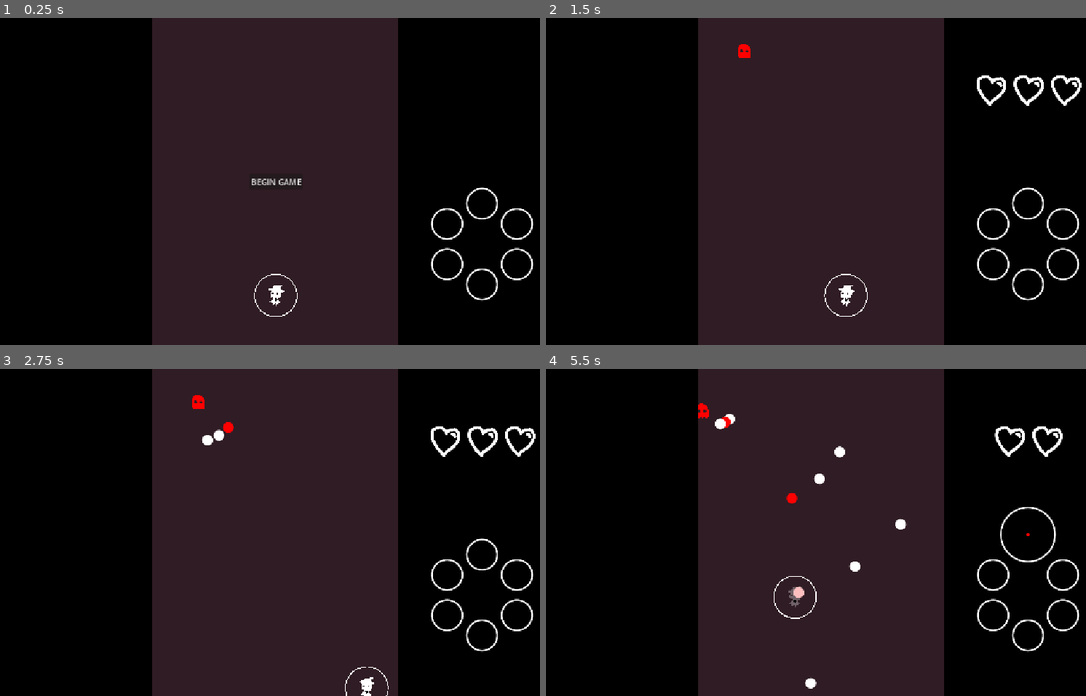
Above: before the commit, frames 1-4 (two rows, left to right).
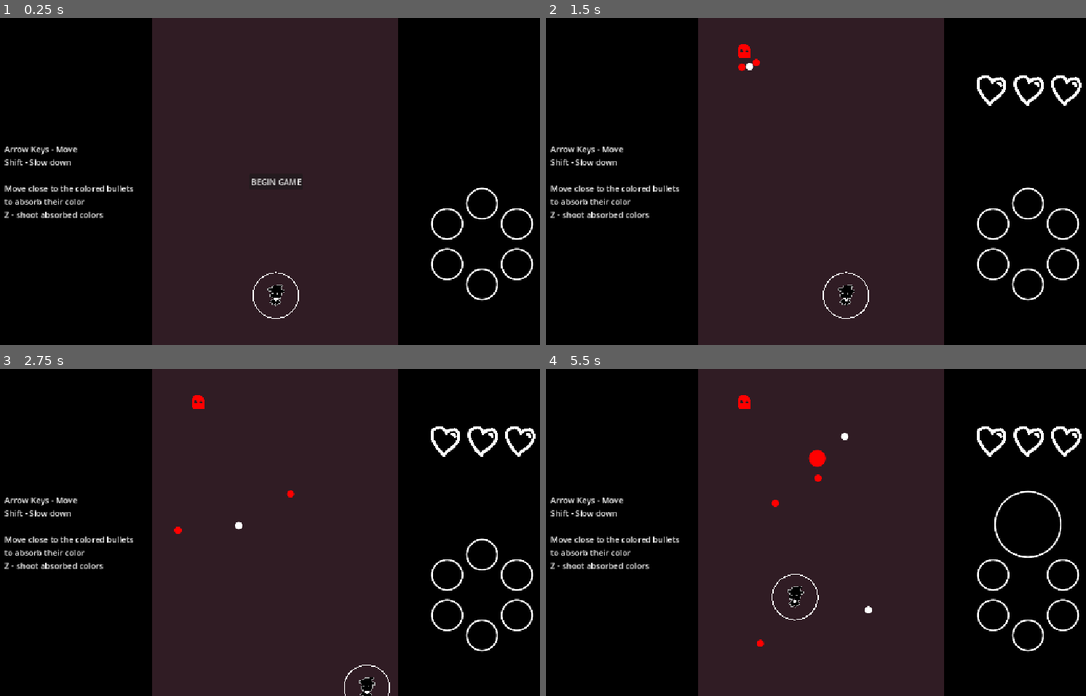
Above: after the commit, the same moments.

Repository: piksalchaos/bullet-hell
Game: Godot game, scene res://scenes/game.tscn
The game is run twice, just before and just after one commit, with the same random seed, the same clock (stepped at 60 frames per second) and the same inputs.
Inputs:
- Up to frame 1 (0.25 s): no input
- Up to frame 2 (1.5 s): click "BEGIN GAME" at 0.5 s; tap Enter at 1.25 s; hold Right (right) from 1.28 s (still down); hold Z (shoot) from 1.28 s (still down)
- Up to frame 3 (2.75 s): release Right (right) at 2.03 s; release Z (shoot) at 2.03 s; hold Down (down) from 2.03 s (still down); tap Z (shoot) at 2.1 s
- Up to frame 4 (5.5 s): release Down (down) at 2.78 s; hold Right (right) 2.78-3.53 s; hold Shift (slow) 2.78-3.53 s; tap Z (shoot) at 3.05, 3.6, 5.3 s; hold Up (up) 3.53-4.28 s; hold Z (shoot) 4.28-5.03 s; hold Left (left) from 4.28 s (still down); tap Shift (slow) at 5.1 s

The runs differ from the first frame. In frame 1, 1.2% of the frame differs, in the area x 0-56%, y 39-92%; in frame 2, 1.3%; in frame 3, 1.4%; in frame 4, 3.3%, in the area x 0-100%, y 8-98%.

Commit message:
ready for playtest 2!
Adjusted some values to make gameplay easier and more fun
redesigned main level!
changed player sprite so that its easier to see the heart

Diff:
--- a/scenes/bullets/ghost_bullet.tscn
+++ b/scenes/bullets/ghost_bullet.tscn
@@ -6,6 +6,7 @@
 [ext_resource type="PackedScene" uid="uid://dstuu3qr7iaia" path="res://scenes/drawings/circle_drawing.tscn" id="3_12sdl"]
 
 [sub_resource type="CircleShape2D" id="CircleShape2D_no6a4"]
+radius = 6.5
 
 [node name="GhostBullet" type="Node2D"]
 script = ExtResource("1_t8pb2")
@@ -19,3 +20,4 @@
 shape = SubResource("CircleShape2D_no6a4")
 
 [node name="CircleDrawing" parent="." instance=ExtResource("3_12sdl")]
+radius = 6.5
--- a/scenes/bullets/player_bullet.gd
+++ b/scenes/bullets/player_bullet.gd
@@ -1,7 +1,7 @@
 extends Area2D
 
 const RADIUS := 16.0
-const SPEED := 1200.0
+const SPEED := 1500.0
 
 
 @export var initial_color_id: GameProperties.COLOR_ID
--- a/scenes/enemy_spawners/ghost_enemy_spawner.gd
+++ b/scenes/enemy_spawners/ghost_enemy_spawner.gd
@@ -1,10 +1,13 @@
 extends Marker2D
 
 const GHOST_ENEMY = preload("res://scenes/entities/enemies/ghost_enemy.tscn")
+
+@export var exit_time: float = 8
 
 func begin() -> void:
 	var enemy = GHOST_ENEMY.instantiate()
 	enemy.position = Vector2(position.x, -100)
 	enemy.starting_position = position
+	enemy.exit_time = exit_time
 	GameProperties.enemy_container.add_child(enemy)
 	enemy.tree_exited.connect(queue_free)
--- a/scenes/entities/enemies/ghost_enemy.gd
+++ b/scenes/entities/enemies/ghost_enemy.gd
@@ -15,6 +15,7 @@
 	change_position(starting_position, begin_attacking, TWEEN_ENTER_DURATION)
 	color_component.color_id = initial_color_id
 	exit_timer.wait_time = exit_time
+	exit_timer.start()
 
 func change_position(
 	new_position: Vector2,
@@ -29,15 +30,19 @@
 	tween.tween_callback(callback)
 
 func begin_attacking() -> void:
+	shoot()
 	bullet_timer.start()
 
 func _on_bullet_timer_timeout() -> void:
-	var red_bullet_index = randi_range(0, 2)
+	shoot()
+
+func shoot() -> void:
+	var white_bullet_index = randi_range(0, 2)
 	for i in 3:
 		var bullet = GHOST_BULLET.instantiate()
 		bullet.position = position
-		bullet.rotation = (GameProperties.player_position - position).angle() + PI*0.1*(i - 1)
-		bullet.initial_color_id = GameProperties.COLOR_ID.RED if red_bullet_index == i else GameProperties.COLOR_ID.WHITE
+		bullet.rotation = (GameProperties.player_position - position).angle() + PI*0.15*(i - 1)
+		bullet.initial_color_id = GameProperties.COLOR_ID.WHITE if white_bullet_index == i else GameProperties.COLOR_ID.RED
 		GameProperties.bullet_container.add_child(bullet)
 
 func _on_exit_timer_timeout() -> void:
--- a/scenes/entities/enemies/ghost_enemy.tscn
+++ b/scenes/entities/enemies/ghost_enemy.tscn
@@ -23,14 +23,16 @@
 shape = SubResource("CircleShape2D_defa4")
 
 [node name="HealthComponent" parent="." instance=ExtResource("4_462g3")]
+max_health = 2
 
 [node name="ColorComponent" parent="." instance=ExtResource("5_chsm8")]
 
 [node name="BulletTimer" type="Timer" parent="."]
+wait_time = 1.5
 
 [node name="ExitTimer" type="Timer" parent="."]
 wait_time = 4.0
-autostart = true
+one_shot = true
 
 [connection signal="timeout" from="BulletTimer" to="." method="_on_bullet_timer_timeout"]
 [connection signal="timeout" from="ExitTimer" to="." method="_on_exit_timer_timeout"]
--- a/scenes/entities/player/bullet_absorber.gd
+++ b/scenes/entities/player/bullet_absorber.gd
@@ -7,7 +7,7 @@
 @onready var bullet_timer: Timer = $BulletTimer
 
 func _draw() -> void:
-	draw_circle(Vector2.ZERO, 42, Color.WHITE, false, 2)
+	draw_circle(Vector2.ZERO, 45, Color.WHITE, false, 2)
 
 func _on_area_entered(bullet: Area2D) -> void:
 	var color_id = bullet.capture_color_id()
--- a/scenes/entities/player/player.tscn
+++ b/scenes/entities/player/player.tscn
@@ -6,10 +6,10 @@
 [ext_resource type="Script" uid="uid://cs734ayyynx5e" path="res://scenes/entities/player/bullet_absorber.gd" id="4_42nxq"]
 
 [sub_resource type="CircleShape2D" id="CircleShape2D_u8vuu"]
-radius = 3.0
+radius = 3.5
 
 [sub_resource type="CircleShape2D" id="CircleShape2D_1ie0h"]
-radius = 42.0
+radius = 45.0
 
 [node name="Player" type="Area2D"]
 collision_mask = 8
@@ -21,7 +21,7 @@
 
 [node name="HeartSprite" type="Sprite2D" parent="."]
 position = Vector2(0, 8)
-scale = Vector2(0.09, 0.09)
+scale = Vector2(0.11, 0.11)
 texture = ExtResource("3_1ie0h")
 
 [node name="CollisionShape2D" type="CollisionShape2D" parent="."]
--- a/scenes/game.tscn
+++ b/scenes/game.tscn
@@ -43,10 +43,29 @@
 [node name="Round3" parent="Stage/RoundManager" instance=ExtResource("4_p57ef")]
 
 [node name="EnemySpawner" parent="Stage/RoundManager/Round3" instance=ExtResource("5_p57ef")]
-position = Vector2(343, 41)
+position = Vector2(423, 112)
+exit_time = 10.0
 
-[node name="EnemySpawner2" parent="Stage/RoundManager/Round3" instance=ExtResource("5_p57ef")]
-position = Vector2(135, 129)
+[node name="TimerSpawner" parent="Stage/RoundManager/Round3" instance=ExtResource("6_u5sy4")]
+wait_time = 0.75
+
+[node name="EnemySpawner" parent="Stage/RoundManager/Round3/TimerSpawner" instance=ExtResource("5_p57ef")]
+position = Vector2(303, 112)
+exit_time = 9.25
+
+[node name="TimerSpawner2" parent="Stage/RoundManager/Round3" instance=ExtResource("6_u5sy4")]
+wait_time = 1.5
+
+[node name="EnemySpawner" parent="Stage/RoundManager/Round3/TimerSpawner2" instance=ExtResource("5_p57ef")]
+position = Vector2(174, 112)
+exit_time = 8.5
+
+[node name="TimerSpawner3" parent="Stage/RoundManager/Round3" instance=ExtResource("6_u5sy4")]
+wait_time = 2.25
+
+[node name="EnemySpawner" parent="Stage/RoundManager/Round3/TimerSpawner3" instance=ExtResource("5_p57ef")]
+position = Vector2(56, 112)
+exit_time = 7.75
 
 [node name="HUD" parent="." instance=ExtResource("1_lbhrr")]
 
--- a/scenes/gui/hud.tscn
+++ b/scenes/gui/hud.tscn
@@ -21,6 +21,26 @@
 grow_horizontal = 2
 grow_vertical = 2
 color = Color(0, 0, 0, 1)
+
+[node name="Label" type="Label" parent="LeftBar"]
+layout_mode = 1
+anchors_preset = 8
+anchor_left = 0.5
+anchor_top = 0.5
+anchor_right = 0.5
+anchor_bottom = 0.5
+offset_left = -20.0
+offset_top = -11.5
+offset_right = 20.0
+offset_bottom = 11.5
+grow_horizontal = 2
+grow_vertical = 2
+text = "Arrow Keys - Move
+Shift - Slow down
+
+Move close to the colored bullets
+to absorb their color
+Z - shoot absorbed colors"
 
 [node name="RightBar" type="ColorRect" parent="."]
 layout_mode = 1
Binary file changed: images/heart.png
Binary file changed: images/player_placeholder.png
